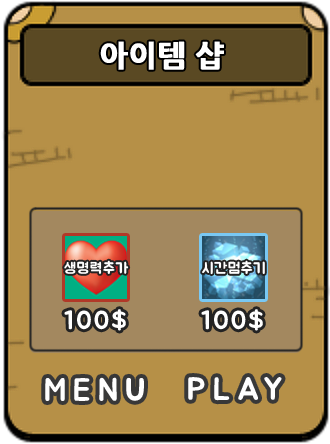
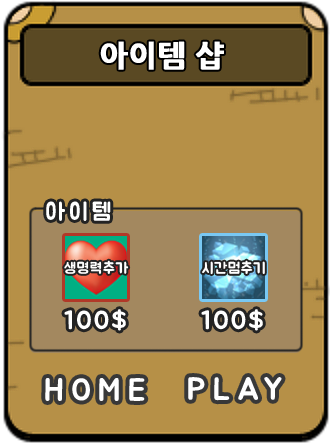
Two versions of the same layered image (330x444). Layer-by-layer changes:
added layer "아이템" above "HOME" over [46, 201, 111, 221]
renamed "MENU" to "HOME", painted on it over [45, 377, 145, 401]
